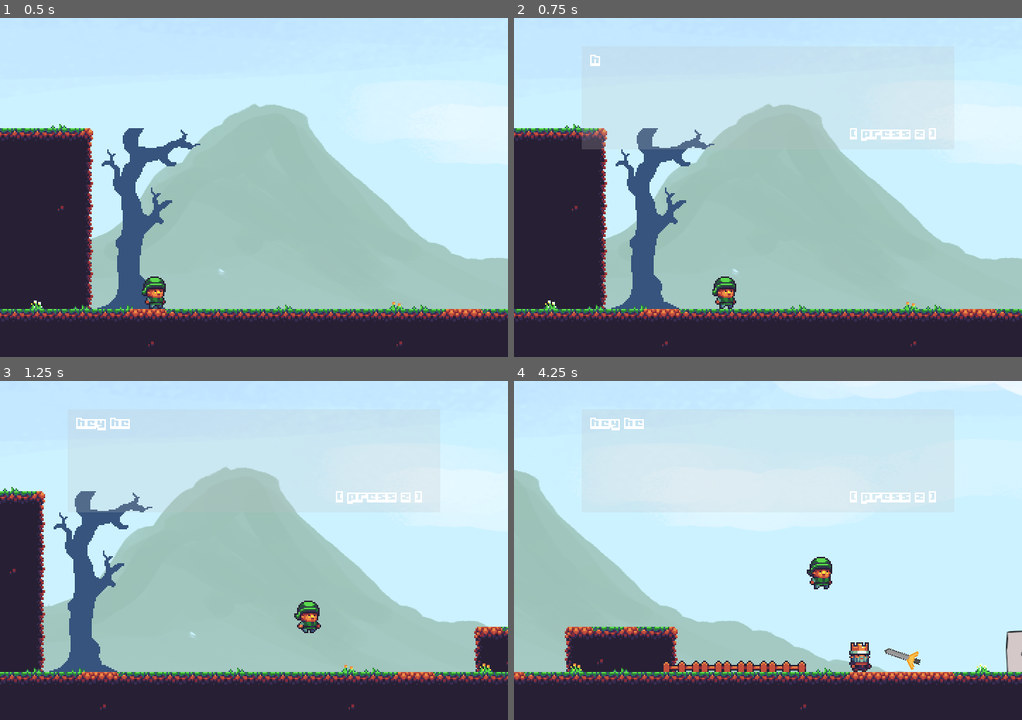
Above: before the commit, frames 1-4 (two rows, left to right).
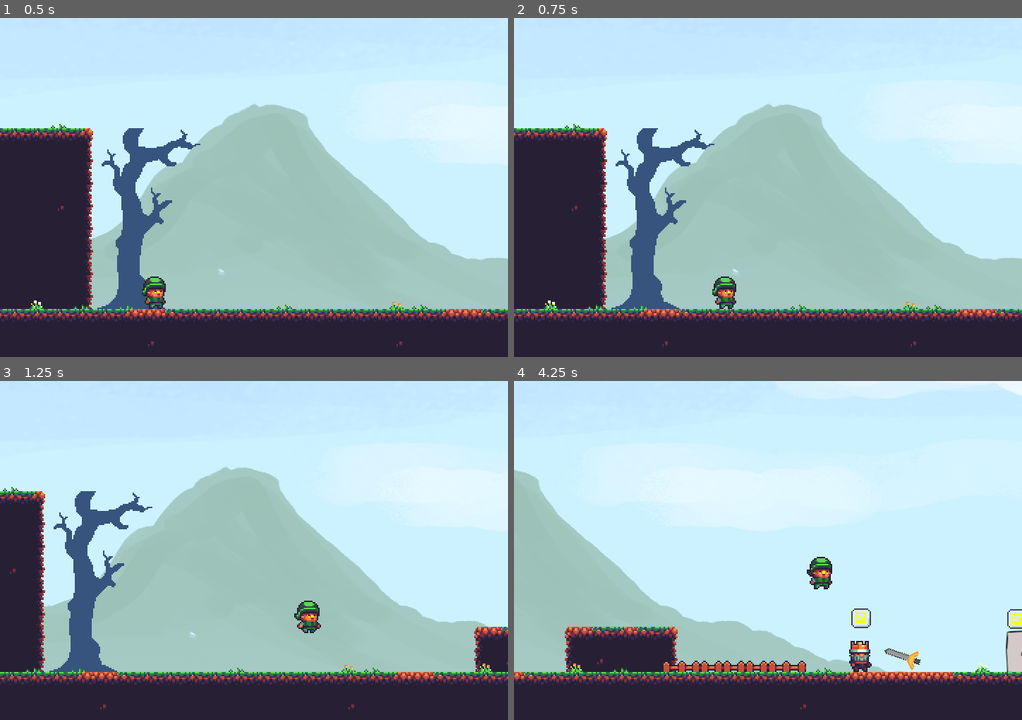
Above: after the commit, the same moments.

Repository: panicstevenson/buy-a-sword
Game: Godot game, scene res://Level.tscn
The game is run twice, just before and just after one commit, with the same random seed, the same clock (stepped at 60 frames per second) and the same inputs.
Inputs:
- Up to frame 1 (0.5 s): no input
- Up to frame 2 (0.75 s): hold Right (ui_right) from 0.53 s (still down); tap Z (key_action, bound only before the commit) at 0.6 s
- Up to frame 3 (1.25 s): keep holding Right (ui_right); tap Space (ui_select) at 0.77 s
- Up to frame 4 (4.25 s): tap Z (key_action, bound only before the commit) at 1.25, 1.35, 2.1, 2.75, 2.85, 3.6 s; tap Space (ui_select) at 1.52, 3.02, 3.77 s; release Right (ui_right) at 2.03 s; hold Left (ui_left) 2.03-2.78 s; hold Right (ui_right) from 2.78 s (still down)

Frame 1 is identical in both runs. In frame 2, 1.0% of the frame differs, in the area x 13-84%, y 10-39%; in frame 3, 0.9%; in frame 4, 0.9%.

Commit message:
Work on Interactable Bubbles

Diff:
--- /dev/null
+++ b/Bubble.gd
@@ -0,0 +1,4 @@
+extends Sprite
+
+func _ready():
+	visible = false
--- /dev/null
+++ b/Bubble.tscn
@@ -0,0 +1,27 @@
+[gd_scene load_steps=4 format=2]
+
+[ext_resource path="res://buttonprompt.png" type="Texture" id=1]
+[ext_resource path="res://fonts/boxy_bold.tres" type="DynamicFont" id=2]
+[ext_resource path="res://Bubble.gd" type="Script" id=3]
+
+[node name="Bubble" type="Sprite"]
+visible = false
+position = Vector2( 0, -48 )
+scale = Vector2( 2, 2 )
+texture = ExtResource( 1 )
+script = ExtResource( 3 )
+
+[node name="RichTextLabel" type="RichTextLabel" parent="."]
+margin_left = -3.98547
+margin_top = -4.72788
+margin_right = 12.0145
+margin_bottom = 14.2721
+rect_scale = Vector2( 0.54556, 0.54556 )
+custom_fonts/normal_font = ExtResource( 2 )
+bbcode_enabled = true
+bbcode_text = "[rainbow freq=5 sat=10 val=20]z[/rainbow]"
+text = "z"
+scroll_active = false
+__meta__ = {
+"_edit_use_anchors_": false
+}
--- a/Door.gd
+++ b/Door.gd
@@ -1 +1,3 @@
 extends Interactable
+
+var _test = "Door"
--- a/Door.tscn
+++ b/Door.tscn
@@ -1,7 +1,8 @@
-[gd_scene load_steps=4 format=2]
+[gd_scene load_steps=5 format=2]
 
 [ext_resource path="res://door.png" type="Texture" id=1]
 [ext_resource path="res://Door.gd" type="Script" id=2]
+[ext_resource path="res://Interactable.tscn" type="PackedScene" id=3]
 
 [sub_resource type="RectangleShape2D" id=1]
 extents = Vector2( 18, 30 )
@@ -16,3 +17,5 @@
 [node name="Sprite" type="Sprite" parent="."]
 z_index = -1
 texture = ExtResource( 1 )
+
+[node name="Interactable" parent="." instance=ExtResource( 3 )]
--- a/Interactable.gd
+++ b/Interactable.gd
@@ -1,7 +1,8 @@
 extends Area2D
 class_name Interactable
 
-var letter = "Z"
+var letter = "Interactable"
+
 
 func _ready():
 	var _body_entered = connect("body_entered", self, "_on_Interactable_body_entered")
@@ -9,11 +10,13 @@
 
 
 func _on_Interactable_body_entered(body):
+	$Interactable/Bubble.visible = true
 	if (body.get_name() == "Player"):
 		body.touching.append(self.name)
 
 
 func _on_Interactable_body_exited(body):
+	$Interactable/Bubble.visible = false
 	if (body.get_name() == "Player"):
 		body.touching.erase(self.name)
 
--- a/Interactable.tscn
+++ b/Interactable.tscn
@@ -1,6 +1,10 @@
-[gd_scene load_steps=2 format=2]
+[gd_scene load_steps=3 format=2]
 
 [ext_resource path="res://Interactable.gd" type="Script" id=1]
+[ext_resource path="res://Bubble.tscn" type="PackedScene" id=2]
 
 [node name="Interactable" type="Area2D"]
 script = ExtResource( 1 )
+
+[node name="Bubble" parent="." instance=ExtResource( 2 )]
+script = null
--- a/Player.gd
+++ b/Player.gd
@@ -30,13 +30,10 @@
 	velocity.y += gravity * delta
 	velocity = move_and_slide(velocity, Vector2.UP)
 
-	var buttonVisible = false
 	for i in get_slide_count():
 		var collision = get_slide_collision(i)
 		if collision.collider.name == "HazardTileMap":
 			var _reload = get_tree().reload_current_scene()
-
-	$Sprite.visible = buttonVisible or touching.size()
 
 	if Input.is_action_just_pressed('ui_select'):
 		if is_on_floor():
--- a/Player.tscn
+++ b/Player.tscn
@@ -1,9 +1,7 @@
-[gd_scene load_steps=11 format=2]
+[gd_scene load_steps=9 format=2]
 
 [ext_resource path="res://characters.png" type="Texture" id=1]
 [ext_resource path="res://Player.gd" type="Script" id=2]
-[ext_resource path="res://buttonprompt.png" type="Texture" id=3]
-[ext_resource path="res://fonts/boxy_bold.tres" type="DynamicFont" id=4]
 
 [sub_resource type="RectangleShape2D" id=1]
 extents = Vector2( 8, 11 )
@@ -54,24 +52,3 @@
 scale = Vector2( 2, 2 )
 frames = SubResource( 6 )
 animation = "walk"
-
-[node name="Sprite" type="Sprite" parent="."]
-visible = false
-position = Vector2( 0, -48 )
-scale = Vector2( 2, 2 )
-texture = ExtResource( 3 )
-
-[node name="RichTextLabel" type="RichTextLabel" parent="Sprite"]
-margin_left = -3.98547
-margin_top = -4.72788
-margin_right = 12.0145
-margin_bottom = 14.2721
-rect_scale = Vector2( 0.54556, 0.54556 )
-custom_fonts/normal_font = ExtResource( 4 )
-bbcode_enabled = true
-bbcode_text = "[rainbow freq=5 sat=10 val=20]z[/rainbow]"
-text = "z"
-scroll_active = false
-__meta__ = {
-"_edit_use_anchors_": false
-}
--- a/npcs/NPC.gd
+++ b/npcs/NPC.gd
@@ -1 +1,8 @@
 extends Interactable
+
+var _letter = "NPC"
+
+func _ready():
+	._ready()
+	$SpriteFlip/AnimatedSprite.play()
+	$Interactable/Bubble.visible = false
--- a/npcs/most_important_npc.tscn
+++ b/npcs/most_important_npc.tscn
@@ -1,7 +1,8 @@
-[gd_scene load_steps=7 format=2]
+[gd_scene load_steps=8 format=2]
 
 [ext_resource path="res://characters.png" type="Texture" id=1]
 [ext_resource path="res://npcs/NPC.gd" type="Script" id=2]
+[ext_resource path="res://Interactable.tscn" type="PackedScene" id=3]
 
 [sub_resource type="AtlasTexture" id=1]
 atlas = ExtResource( 1 )
@@ -38,3 +39,5 @@
 scale = Vector2( 2, 2 )
 shape = SubResource( 4 )
 one_way_collision = true
+
+[node name="Interactable" parent="." instance=ExtResource( 3 )]
--- a/project.godot
+++ b/project.godot
@@ -33,14 +33,6 @@
 window/stretch/mode="2d"
 window/stretch/aspect="keep"
 
-[input]
-
-key_action={
-"deadzone": 0.5,
-"events": [ Object(InputEventKey,"resource_local_to_scene":false,"resource_name":"","device":0,"alt":false,"shift":false,"control":false,"meta":false,"command":false,"pressed":false,"scancode":90,"unicode":0,"echo":false,"script":null)
- ]
-}
-
 [rendering]
 
 quality/driver/driver_name="GLES2"
